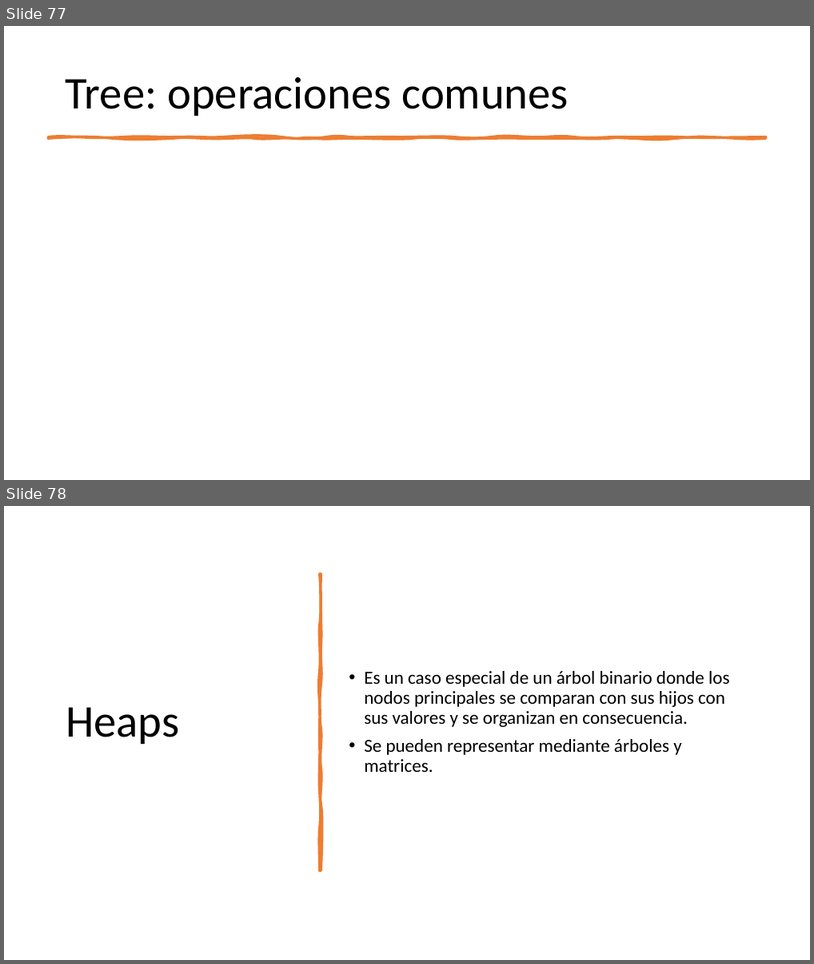
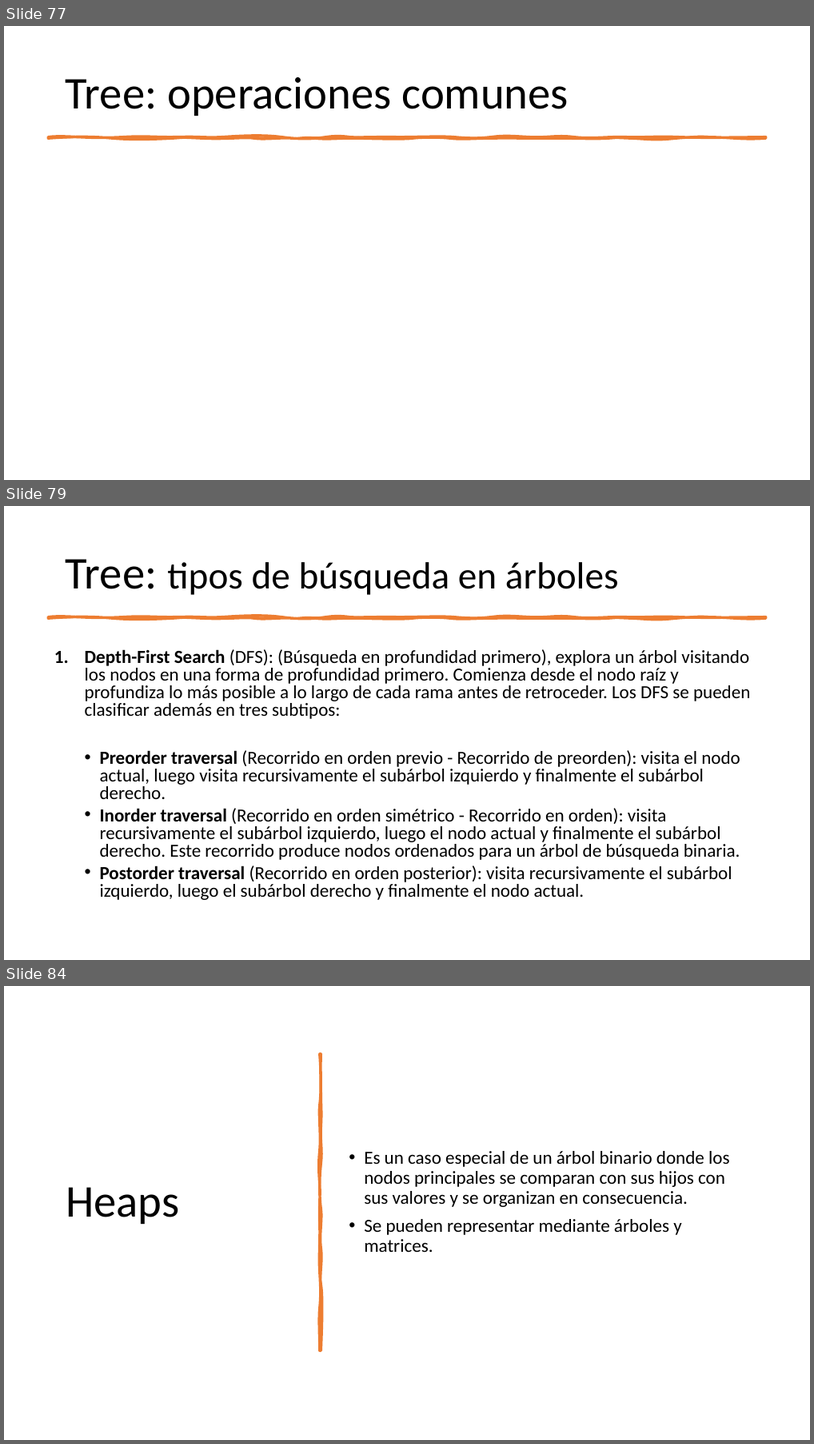
Before and after one commit to ppa-docencia-u/usm-ejemplos-estdatos, a slide deck: presentacion/Estructuras de datos-1.pptx. Shown one above the other, each under a label of ours: slides 77 and 78 before the commit, slides 77, 79 and 84 after it; the slides between them are not shown. The pictures are 814x964 and 814x1444 pixels, drawn with LibreOffice and Linux fonts; fonts in the diff are those of the drawing; grey boxes stand for pictures. Boxes give left, top, right and bottom in pixels: in the first picture for what was removed or moved away, otherwise in the second. Text is boxed around its words. In the diff, an @@ line names an element or a change of style, - is before the commit and + after.

```diff
--- a/presentacion/Estructuras de datos-1.pptx
+++ b/presentacion/Estructuras de datos-1.pptx
@@ slide 79 added at (4,506,810,960), background #FFFFFF @@
@@ title added at (66,559,619,595), 45 pt, text #000000 @@
+Tree: tipos de búsqueda en árboles
@@ freeform shape added at (48,616,766,618), fill #ED7D31, outline #ED7D31 3.25 pt @@
@@ text added at (85,649,750,900), 22 pt, text #000000 @@
+1. Depth-First Search (DFS): (Búsqueda en profundidad primero), explora un árbol visitando los nodos en una forma de profundidad primero. Comienza desde el nodo raíz y profundiza lo más posible a lo largo de cada rama antes de retroceder. Los DFS se pueden clasificar además en tres subtipos:
+  • Preorder traversal (Recorrido en orden previo - Recorrido de preorden): visita el nodo actual, luego visita recursivamente el subárbol izquierdo y finalmente el subárbol derecho.
+  • Inorder traversal (Recorrido en orden simétrico - Recorrido en orden): visita recursivamente el subárbol izquierdo, luego el nodo actual y finalmente el subárbol derecho. Este recorrido produce nodos ordenados para un árbol de búsqueda binaria.
+  • Postorder traversal (Recorrido en orden posterior): visita recursivamente el subárbol izquierdo, luego el subárbol derecho y finalmente el nodo actual.
@@ what was slide 78 is now slide 84 @@
```
Also in this commit, not shown: 2 slides changed, 34 other slides added.
